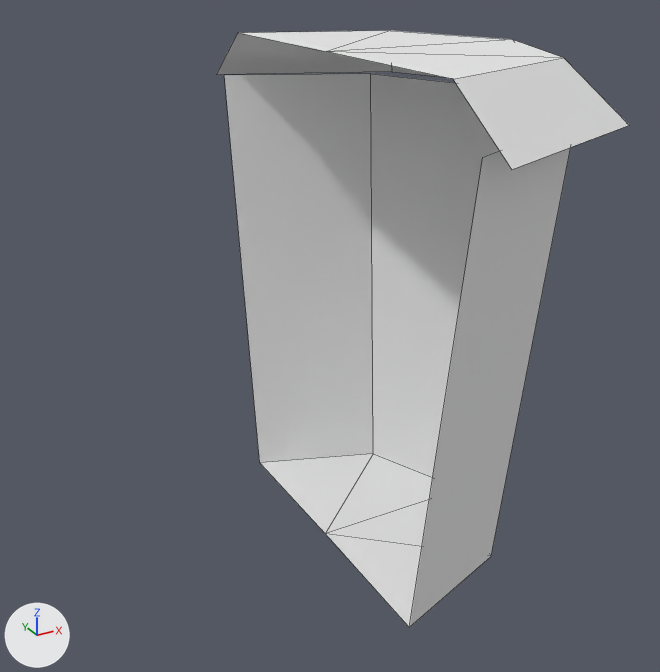
The OBJ model Assets/Models/TRASHCAN.obj as it was, and as the next commit left it.
Before and after are seen from a 50 mm lens placed at (-1.66, -6.69, 1.61), pointed at (0.08, -3.54, 0.04). The axes (+X, +Y, +Z) are drawn at lower left. The lights are the same throughout. Mesh edges are drawn as thin lines. Where no turn or scale is listed for an object, it has been applied to the vertices.

Names of what the first picture shows: 'TRASHCAN'.
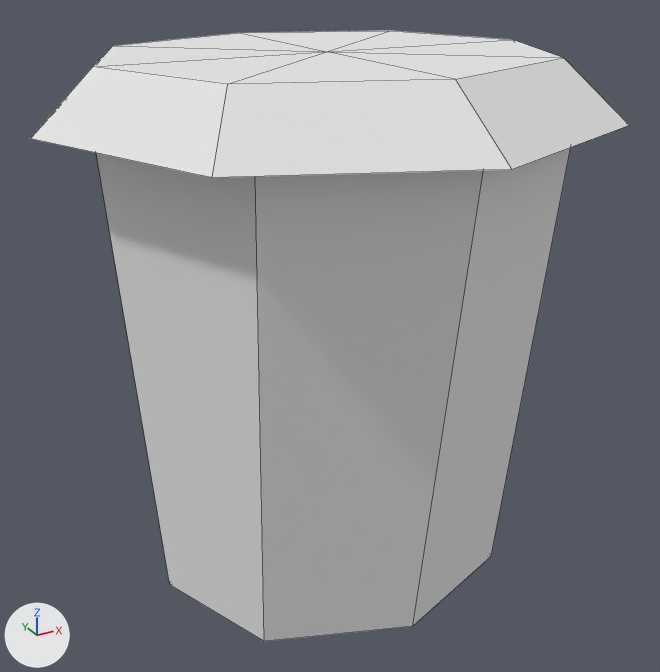
Edits to the bpy script that builds the scene:
```text
Change me_trashcan:
    used by ob_trashcan; location = (0.0, 0.0, 0.0)
    remove me_trashcan.from_pydata(...)  # 22 vertices, 16 faces; spans x 0.06..1.21, y -4.63..-2.38, z -1.0..1.21
    add me_trashcan.from_pydata(...)  # 34 vertices, 32 faces; spans x -1.05..1.21, y -4.63..-2.38, z -1.0..1.21
    me_trashcan part 1
    7 vertices are removed from x 0.06..0.07, y -4.51..-2.51, z -1.0..1.21
    10 faces are deleted
    19 vertices are added at x -1.05..0.08, y -4.51..-2.51, z -1.0..1.21
    26 new faces join them
```

Location of each change, (x1, y1, x2, y2) in pixels of the pictures (660 x 672 px):
'TRASHCAN', reshaped (45% wider): before (216, 31, 629, 628); after (30, 31, 629, 641)
